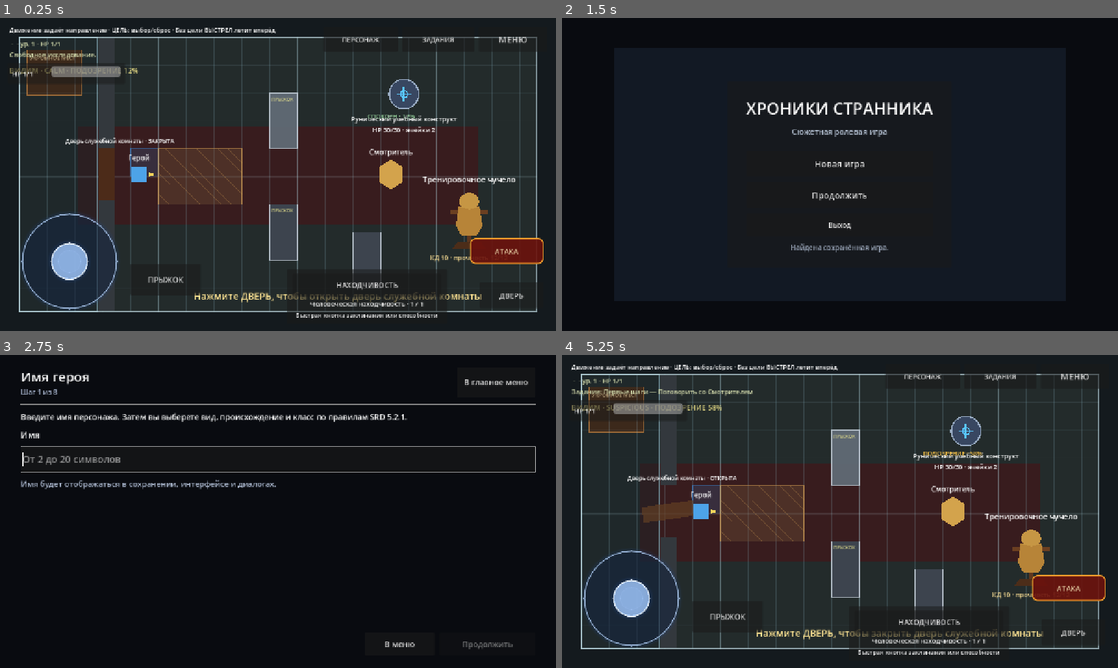
Above: before the commit, frames 1-4 (two rows, left to right).
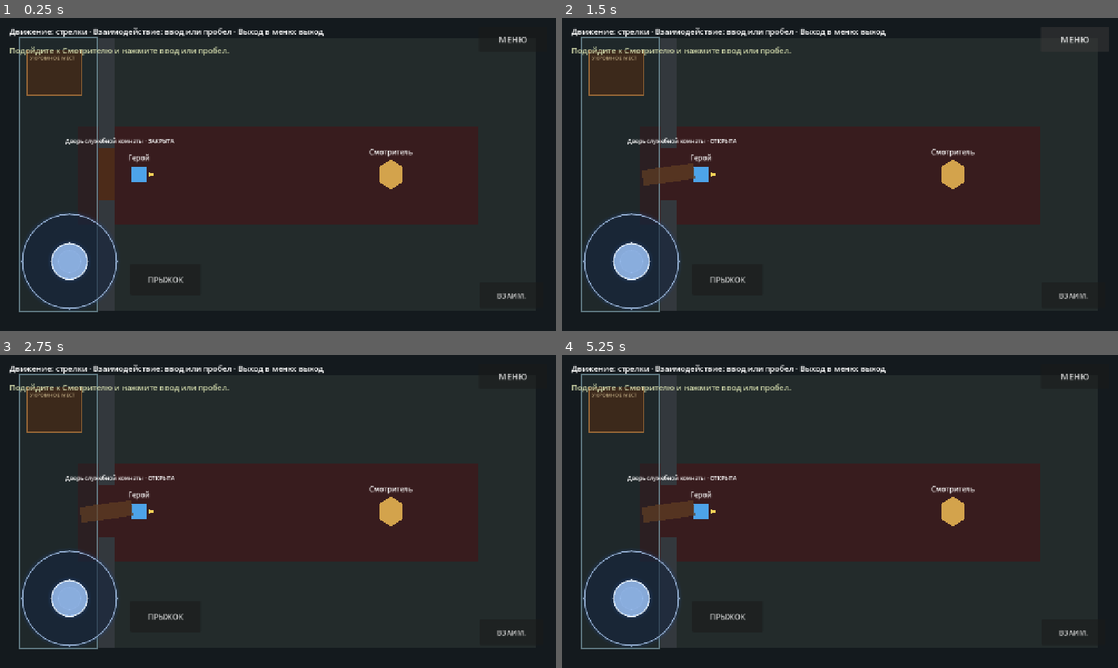
Above: after the commit, the same moments.

Repository: eretenkodaniil16-rgb/rpg-project
Game: Godot game, scene res://scenes/game/game.tscn
Same seed, same stepped clock (60 frames per second), same inputs: the game is played once before the commit and once after it. This scene is started directly instead of the project's main scene.
Inputs (mouse positions are in pixels of both pictures, inside the frame that each line leads up to):
- Up to frame 1 (0.25 s): no input
- Up to frame 2 (1.5 s): click "ДВЕРЬ" (after the commit: "ВЗАИМ.") at 0.5 s; click "МЕНЮ" at 1.25 s
- Up to frame 3 (2.75 s): click (278, 502) at 2 s, where only the run before the commit has a clickable "Новая игра"
- Up to frame 4 (5.25 s): click (1056, 383) at 2.75 s, where only the run before the commit has a clickable "В главное меню"; click (840, 502) at 3.5 s, where only the run before the commit has a clickable "Новая игра"; click (962, 642) at 4.25 s, where only the run before the commit has a clickable "В меню"; click (840, 533) at 5 s, where only the run before the commit has a clickable "Продолжить"

The runs differ from the first frame. In frame 1, 13% of the frame differs, in the area x 1-98%, y 2-96%; in frame 2, 43%; in frame 3, 73%, in the area x 1-97%, y 2-94%; in frame 4, 13%.
Error after the commit: Parse Error: Could not resolve super class inheritance from "res://scripts/game/game_pursuit_escape_runtime.gd". (res://scripts/game/game_exploration_stealth_r…

Commit message:
refactor: keep pursuit runtime as compatibility entry point

Diff:
--- a/scripts/game/game_pursuit_escape_runtime.gd
+++ b/scripts/game/game_pursuit_escape_runtime.gd
@@ -1,29 +1 @@
-extends "res://scripts/game/game_hidden_escape_runtime.gd"
-
-
-func _active_observers() -> Array[Node]:
-	var result: Array[Node] = []
-	if _turn_system == null:
-		return result
-	for entry: Dictionary in _turn_system.entries:
-		if bool(entry.get("is_player", false)):
-			continue
-		var actor: Node = entry.get("node") as Node
-		if not is_instance_valid(actor) or not (actor is Node2D):
-			continue
-		if actor.has_method("can_take_combat_turn") and not bool(actor.call("can_take_combat_turn")):
-			continue
-		result.append(actor)
-	return result
-
-
-func _on_hide_requested() -> void:
-	await super._on_hide_requested()
-	if not _player_combat_state.hidden:
-		return
-	for observer: Node in _active_observers():
-		_set_observer_state(observer, DETECTION_PURSUING, _last_seen_player_position)
-
-
-func force_active_escape_encounter_for_testing(encounter_id: String) -> void:
-	_active_combat_encounter_id = encounter_id
+extends "res://scripts/game/game_exploration_stealth_runtime.gd"
